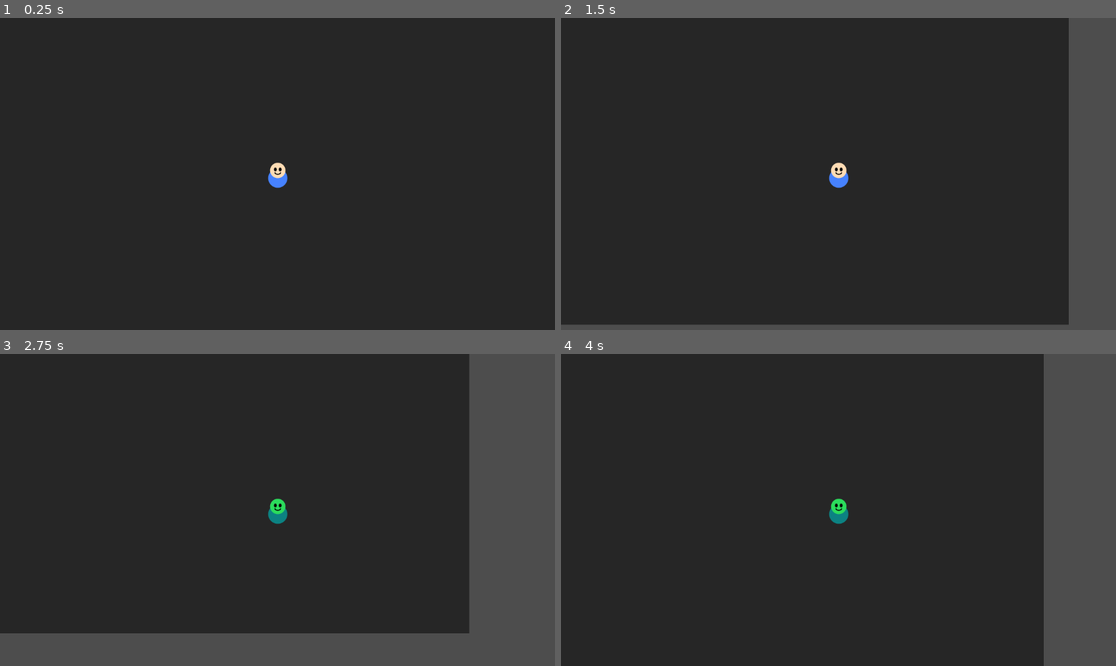
Above: before the commit, frames 1-4 (two rows, left to right).
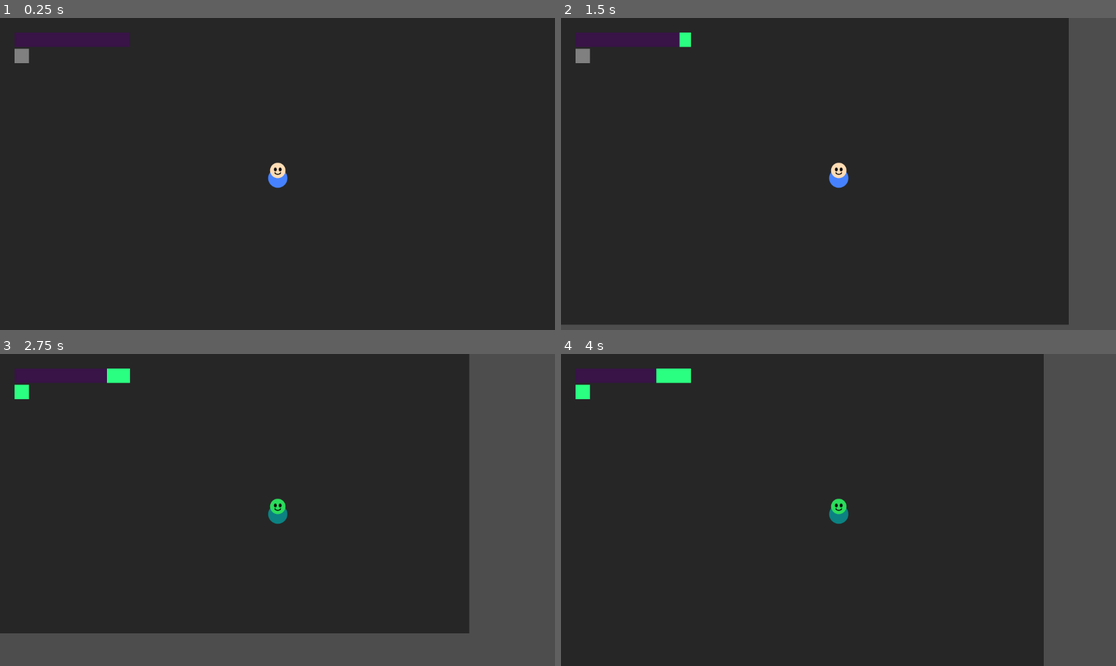
Above: after the commit, the same moments.

Repository: Iquitim/anel-de-iquitim
Game: Godot game, scene res://world/test_world.tscn
The game is run twice, just before and just after one commit, with the same random seed, the same clock (stepped at 60 frames per second) and the same inputs.
Inputs:
- Up to frame 1 (0.25 s): no input
- Up to frame 2 (1.5 s): tap Enter at 0.5 s; hold Right (ui_right) 0.53-1.28 s; hold Tab (toggle_ring) 0.53-1.28 s; tap Space at 0.77 s; hold Down (ui_down) from 1.28 s (still down); tap Tab (toggle_ring) at 1.35 s
- Up to frame 3 (2.75 s): tap Space at 1.52 s; release Down (ui_down) at 2.03 s; hold Right (ui_right) from 2.03 s (still down); hold Tab (toggle_ring) from 2.03 s (still down)
- Up to frame 4 (4 s): release Right (ui_right) at 2.78 s; release Tab (toggle_ring) at 2.78 s; hold Up (ui_up) 2.78-3.53 s; tap Tab (toggle_ring) at 2.85 s; tap Space at 3.02, 3.5, 3.77 s; hold Left (ui_left) from 3.53 s (still down); hold Tab (toggle_ring) from 3.53 s (still down)

The runs differ from the first frame. In frame 1, 1.0% of the frame differs, in the area x 2-24%, y 4-15%; in frame 2, 1.1%; in frame 3, 1.1%; in frame 4, 1.1%.

Commit message:
feat: Convert to Top-Down movement and implement Ring Toggle mechanic

Diff:
--- a/_core/signal_bus.gd
+++ b/_core/signal_bus.gd
@@ -9,6 +9,7 @@
 signal player_died
 signal noise_generated(position: Vector2, radius: float)
 signal possession_updated(current: float, max_val: float)
+signal ring_toggled(is_active: bool)
 
 # Sinais de Combate
 signal enemy_killed(enemy_type: String, position: Vector2)
--- a/entities/player/player_controller.gd
+++ b/entities/player/player_controller.gd
@@ -84,6 +84,9 @@
 func toggle_ring_state() -> void:
 	is_ring_active = !is_ring_active
 
+	# Emitir signal para UI
+	SignalBus.ring_toggled.emit(is_ring_active)
+
 	if is_ring_active:
 		# Feedback Visual: Verde Iquitim (#2BFF81)
 		sprite.modulate = Color(0.17, 1.0, 0.51)
--- a/project.godot
+++ b/project.godot
@@ -15,6 +15,11 @@
 config/features=PackedStringArray("4.5", "Forward Plus")
 config/icon="res://icon.svg"
 
+[autoload]
+
+SignalBus="*res://_core/signal_bus.gd"
+GameManager="*res://_core/game_manager.gd"
+
 [input]
 
 toggle_ring={
@@ -22,8 +27,3 @@
 "events": [Object(InputEventKey,"resource_local_to_scene":false,"resource_name":"","device":-1,"window_id":0,"alt_press …(195 unchanged characters)…
 ]
 }
-
-[autoload]
-
-SignalBus="*res://_core/signal_bus.gd"
-GameManager="*res://_core/game_manager.gd"
--- /dev/null
+++ b/ui/hud_overlay.gd
@@ -0,0 +1,120 @@
+class_name HUDOverlay
+extends CanvasLayer
+
+## HUD principal do jogo
+##
+## Exibe a barra de Vida vs Possessão e o indicador de estado do anel.
+
+# Cores do projeto (GDD)
+const COLOR_HEALTH := Color("#B400FF") # Roxo (Vida)
+const COLOR_POSSESSION := Color("#2BFF81") # Verde Iquitim (Possessão)
+const COLOR_RING_OFF := Color(0.5, 0.5, 0.5) # Cinza (Anel desativado)
+const COLOR_RING_ON := Color("#2BFF81") # Verde (Anel ativado)
+const COLOR_RING_COOLDOWN := Color(1.0, 0.0, 0.0) # Vermelho (Cooldown)
+
+# Referências aos nós
+@onready var health_bar: ProgressBar = $MarginContainer/VBoxContainer/BarContainer/BarStack/HealthBar
+@onready var possession_bar: ProgressBar = $MarginContainer/VBoxContainer/BarContainer/BarStack/PossessionBar
+@onready var ring_indicator: ColorRect = $MarginContainer/VBoxContainer/RingIndicator/ColorRect
+
+# Valores atuais
+var current_health: float = 100.0
+var max_health: float = 100.0
+var current_possession: float = 0.0
+var max_possession: float = 100.0
+
+func _ready() -> void:
+	_setup_bars()
+	_connect_signals()
+	_update_bars()
+
+func _setup_bars() -> void:
+	## Configura as cores e estilos das barras
+	# Barra de Vida (Roxa)
+	var health_stylebox := StyleBoxFlat.new()
+	health_stylebox.bg_color = COLOR_HEALTH
+	health_bar.add_theme_stylebox_override("fill", health_stylebox)
+
+	# Barra de Possessão (Verde, invertida)
+	var possession_stylebox := StyleBoxFlat.new()
+	possession_stylebox.bg_color = COLOR_POSSESSION
+	possession_bar.add_theme_stylebox_override("fill", possession_stylebox)
+
+	# Background das barras (escuro)
+	var bg_stylebox := StyleBoxFlat.new()
+	bg_stylebox.bg_color = Color(0.1, 0.1, 0.1, 0.8)
+	health_bar.add_theme_stylebox_override("background", bg_stylebox)
+	possession_bar.add_theme_stylebox_override("background", bg_stylebox.duplicate())
+
+	# Indicador do anel (inicial: desativado)
+	ring_indicator.color = COLOR_RING_OFF
+
+func _connect_signals() -> void:
+	## Conecta aos sinais do SignalBus
+	if SignalBus.has_signal("possession_updated"):
+		SignalBus.possession_updated.connect(_on_possession_updated)
+
+	if SignalBus.has_signal("ring_toggled"):
+		SignalBus.ring_toggled.connect(_on_ring_toggled)
+
+	# TODO: Conectar signal de health_updated quando HealthComponent existir
+	# SignalBus.health_updated.connect(_on_health_updated)
+
+func _update_bars() -> void:
+	## Atualiza os valores visuais das barras
+	# Atualizar barra de vida
+	health_bar.max_value = max_health
+	health_bar.value = current_health
+
+	# Atualizar barra de possessão
+	possession_bar.max_value = max_possession
+	possession_bar.value = current_possession
+
+# --- Callbacks de Sinais ---
+
+func _on_possession_updated(current: float, maximum: float) -> void:
+	## Atualiza a barra de possessão quando o valor muda
+	current_possession = current
+	max_possession = maximum
+	_update_bars()
+
+	# Debug
+	print("HUD: Possessão atualizada - ", current, "/", maximum)
+
+func _on_ring_toggled(is_active: bool) -> void:
+	## Atualiza o indicador visual do estado do anel
+	if is_active:
+		ring_indicator.color = COLOR_RING_ON
+		print("HUD: Anel ATIVADO (verde)")
+	else:
+		ring_indicator.color = COLOR_RING_OFF
+		print("HUD: Anel DESATIVADO (cinza)")
+
+func _on_health_updated(current: float, maximum: float) -> void:
+	## Atualiza a barra de vida quando o valor muda
+	current_health = current
+	max_health = maximum
+	_update_bars()
+
+# --- Métodos Públicos (para acesso direto se necessário) ---
+
+func set_health(current: float, maximum: float) -> void:
+	## Define a vida manualmente
+	current_health = current
+	max_health = maximum
+	_update_bars()
+
+func set_possession(current: float, maximum: float) -> void:
+	## Define a possessão manualmente
+	current_possession = current
+	max_possession = maximum
+	_update_bars()
+
+func set_ring_state(is_active: bool, on_cooldown: bool = false) -> void:
+	## Define o estado visual do anel
+	if on_cooldown:
+		ring_indicator.color = COLOR_RING_COOLDOWN
+	elif is_active:
+		ring_indicator.color = COLOR_RING_ON
+	else:
+		ring_indicator.color = COLOR_RING_OFF
--- /dev/null
+++ b/ui/hud_overlay.tscn
@@ -0,0 +1,55 @@
+[gd_scene load_steps=2 format=3]
+
+[ext_resource type="Script" path="res://ui/hud_overlay.gd" id="1_script"]
+
+[node name="HUDOverlay" type="CanvasLayer"]
+script = ExtResource("1_script")
+
+[node name="MarginContainer" type="MarginContainer" parent="."]
+offset_left = 20.0
+offset_top = 20.0
+offset_right = 270.0
+offset_bottom = 80.0
+theme_override_constants/margin_left = 10
+theme_override_constants/margin_top = 10
+
+[node name="VBoxContainer" type="VBoxContainer" parent="MarginContainer"]
+layout_mode = 2
+
+[node name="BarContainer" type="PanelContainer" parent="MarginContainer/VBoxContainer"]
+custom_minimum_size = Vector2(200, 30)
+layout_mode = 2
+
+[node name="BarStack" type="Control" parent="MarginContainer/VBoxContainer/BarContainer"]
+layout_mode = 2
+
+[node name="HealthBar" type="ProgressBar" parent="MarginContainer/VBoxContainer/BarContainer/BarStack"]
+layout_mode = 1
+anchors_preset = 15
+anchor_right = 1.0
+anchor_bottom = 1.0
+grow_horizontal = 2
+grow_vertical = 2
+max_value = 100.0
+value = 100.0
+show_percentage = false
+
+[node name="PossessionBar" type="ProgressBar" parent="MarginContainer/VBoxContainer/BarContainer/BarStack"]
+layout_mode = 1
+anchors_preset = 15
+anchor_right = 1.0
+anchor_bottom = 1.0
+grow_horizontal = 2
+grow_vertical = 2
+max_value = 100.0
+fill_mode = 1
+show_percentage = false
+
+[node name="RingIndicator" type="PanelContainer" parent="MarginContainer/VBoxContainer"]
+custom_minimum_size = Vector2(30, 30)
+layout_mode = 2
+size_flags_horizontal = 0
+
+[node name="ColorRect" type="ColorRect" parent="MarginContainer/VBoxContainer/RingIndicator"]
+layout_mode = 2
+color = Color(0.5, 0.5, 0.5, 1)
--- a/world/test_world.tscn
+++ b/world/test_world.tscn
@@ -1,8 +1,11 @@
-[gd_scene load_steps=2 format=3]
+[gd_scene load_steps=3 format=3]
 
 [ext_resource type="PackedScene" path="res://entities/player/player.tscn" id="1_player"]
+[ext_resource type="PackedScene" path="res://ui/hud_overlay.tscn" id="2_hud"]
 
 [node name="TestWorld" type="Node2D"]
+
+[node name="HUDOverlay" parent="." instance=ExtResource("2_hud")]
 
 [node name="Background" type="ColorRect" parent="."]
 offset_right = 1152.0
Not shown, added: ui/hud_overlay.gd.uid
